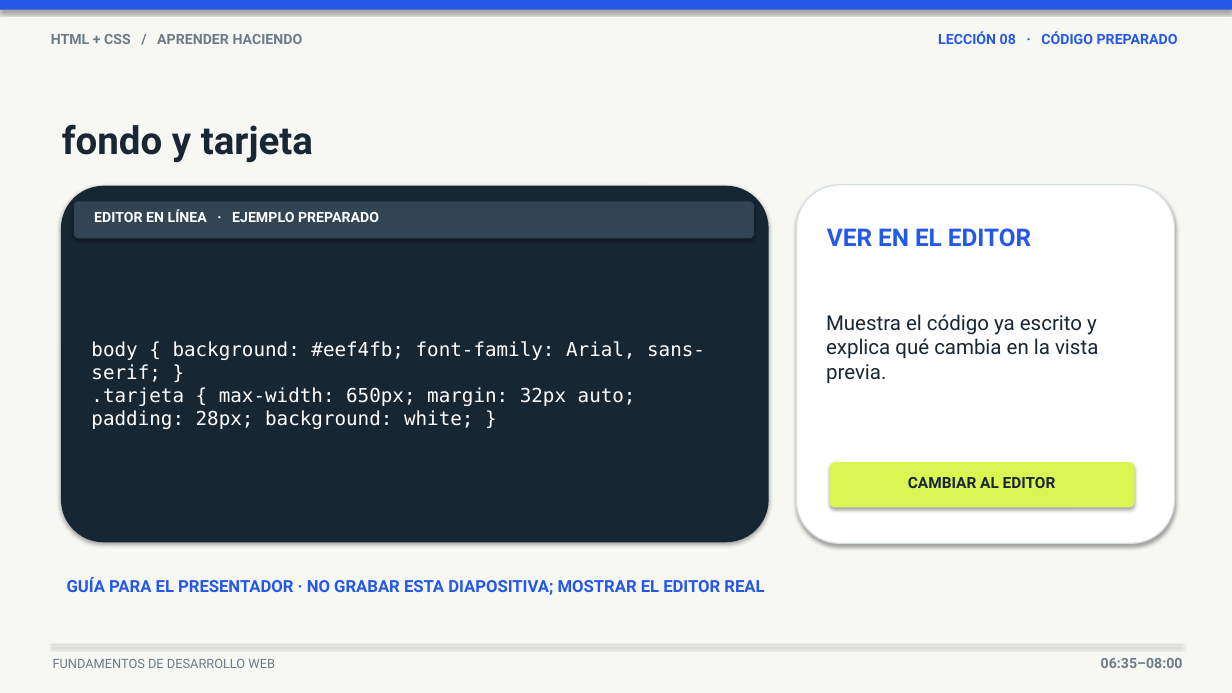
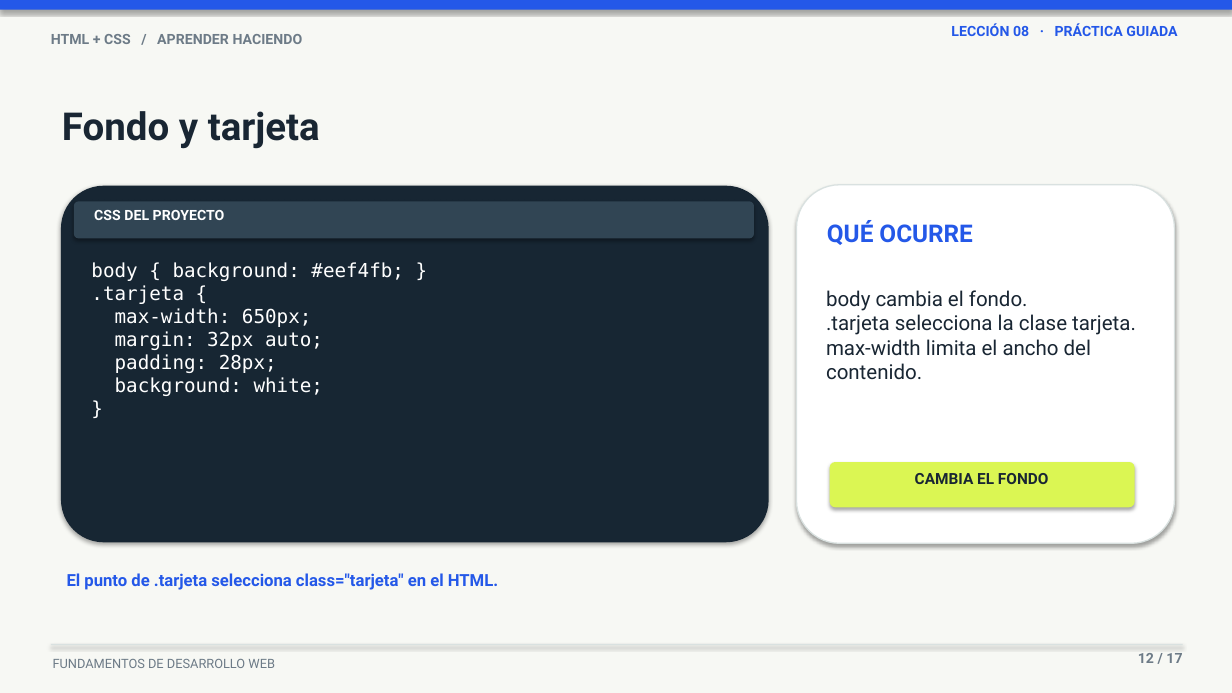
Before and after one commit to upc-pre-202620-1asi0730-8093-greentech/webdev-course-greentech, a slide deck: slide 12 of scripts/lesson-8-simple-web-page/lesson-8-simple-web-page-presentation.pptx. Drawn at 1232x693 pixels with LibreOffice and Linux fonts; fonts in the diff are those of the drawing. Boxes give left, top, right and bottom in pixels: in the first picture for what was removed or moved away, otherwise in the second. Text is boxed around its words. In the diff, an @@ line names an element or a change of style, - is before the commit and + after.

```diff
--- a/scripts/lesson-8-simple-web-page/lesson-8-simple-web-page-presentation.pptx
+++ b/scripts/lesson-8-simple-web-page/lesson-8-simple-web-page-presentation.pptx
@@ text at (951,23,1177,36): text changed @@
-LECCIÓN 08 · CÓDIGO PREPARADO
+LECCIÓN 08 · PRÁCTICA GUIADA
@@ text at (62,111,320,149): text changed @@
-fondo y tarjeta
+Fondo y tarjeta
@@ text at (94,210,225,220): text changed @@
-EDITOR EN LÍNEA · EJEMPLO PREPARADO
+CSS DEL PROYECTO
@@ text at (827,220,972,245): text changed @@
-VER EN EL EDITOR
+QUÉ OCURRE
@@ text at (91,262,404,396): text changed @@
-body { background: #eef4fb; font-family: Arial, sans-serif; }
-.tarjeta { max-width: 650px; margin: 32px auto; padding: 28px; background: white; }
+body { background: #eef4fb; }
+.tarjeta {
+max-width: 650px;
+margin: 32px auto;
+padding: 28px;
+background: white;
+}
@@ text at (826,290,1136,380): text changed @@
-Muestra el código ya escrito y explica qué cambia en la vista previa.
+body cambia el fondo.
+.tarjeta selecciona la clase tarjeta.
+max-width limita el ancho del contenido.
@@ text at (915,473,1049,484): text changed @@
-CAMBIAR AL EDITOR
+CAMBIA EL FONDO
@@ text at (67,573,498,590): text changed @@
-GUÍA PARA EL PRESENTADOR · NO GRABAR ESTA DIAPOSITIVA; MOSTRAR EL EDITOR REAL
+El punto de .tarjeta selecciona class="tarjeta" en el HTML.
@@ text at (1138,653,1182,663): text changed @@
-06:35–08:00
+12 / 17
```
Also in this commit, not shown: 8 other slides changed, 8 slides added, 8 slides removed.
